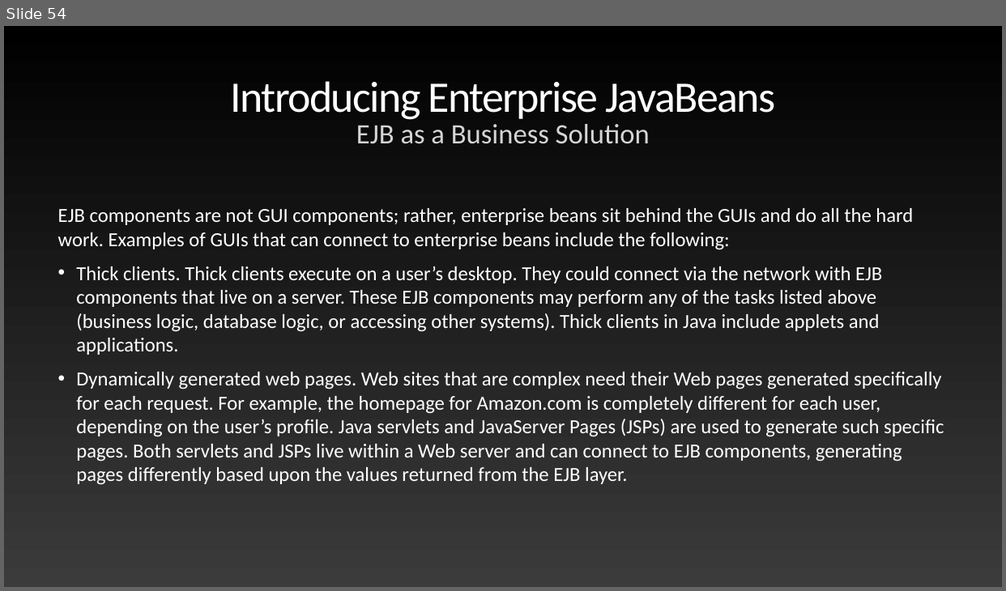
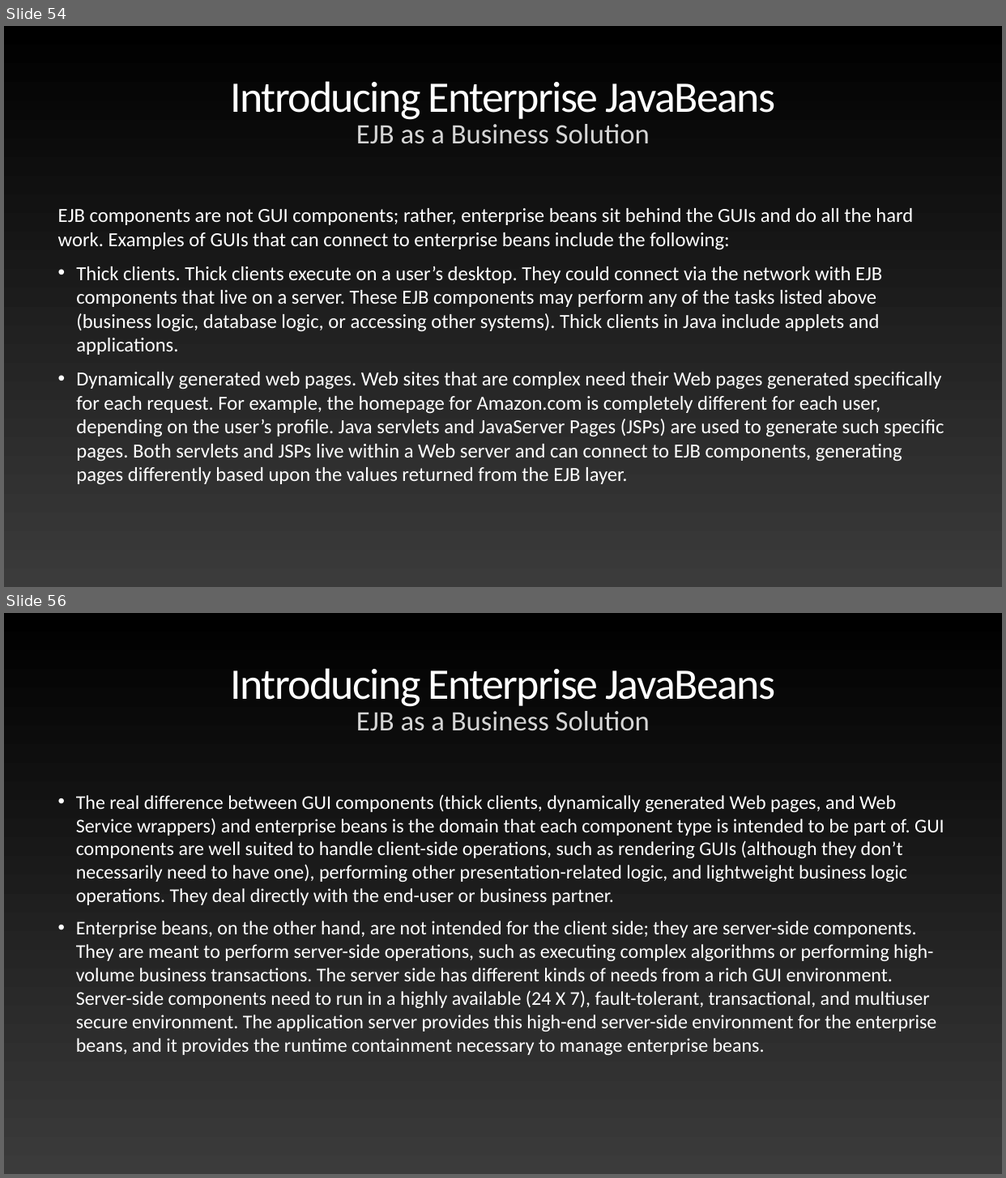
Before and after one commit to anmolrajaroraa/AdvJavaNov2020, a slide deck: Mastering Enterprise JavaBeans.pptx. Shown one above the other, each under a label of ours: slide 54 before the commit, slides 54 and 56 after it; the slides between them are not shown. The pictures are 1006x591 and 1006x1178 pixels, drawn with LibreOffice and Linux fonts; fonts in the diff are those of the drawing. Boxes give left, top, right and bottom in pixels: in the first picture for what was removed or moved away, otherwise in the second. Text is boxed around its words. In the diff, an @@ line names an element or a change of style, - is before the commit and + after.

```diff
--- a/Mastering Enterprise JavaBeans.pptx
+++ b/Mastering Enterprise JavaBeans.pptx
@@ slide 56 added at [4, 613, 1002, 1174], background gradient #000000 to #3B3B3B @@
@@ title added at [231, 668, 775, 707], 84 pt, text gradient #FFFFFF to #929292 @@
+Introducing Enterprise JavaBeans
@@ text added at [356, 711, 650, 731], 54 pt, text #D5D5D5 @@
+EJB as a Business Solution
@@ text added at [76, 794, 944, 1055], 37.4 pt, text #FFFFFF @@
+• The real difference between GUI components (thick clients, dynamically generated Web pages, and Web Service wrappers) and enterprise beans is the domain that each component type is intended to be part of. GUI components are well suited to handle client-side operations, such as rendering GUIs (although they don’t necessarily need to have one), performing other presentation-related logic, and lightweight business logic operations. They deal directly with the end-user or business partner.
+• Enterprise beans, on the other hand, are not intended for the client side; they are server-side components. They are meant to perform server-side operations, such as executing complex algorithms or performing high-volume business transactions. The server side has different kinds of needs from a rich GUI environment. Server-side components need to run in a highly available (24 X 7), fault-tolerant, transactional, and multiuser secure environment. The application server provides this high-end server-side environment for the enterprise beans, and it provides the runtime containment necessary to manage enterprise beans.
```
Also in this commit, not shown: 87 other slides added.
